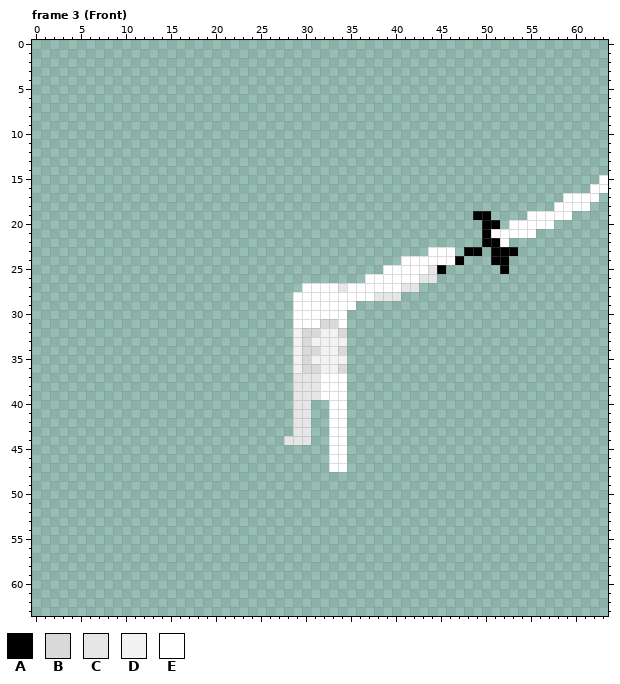
Two states of a pixel-art file, Assets/Art/Characters/Player/Sword_Attack/Player_Sword_Attack_Down.aseprite. That is the earlier state.
64x64 pixels, 12 frames. Shown: frame 3 (Front). The commit also changed other frames, which this record leaves out.
Visible layers, top first: "Skin/Left Arm", "Skin/Right Arm", "Skin/Chest", "Skin/Left Leg", "Skin/Right Leg", "Sword".
Palette (. is transparent): A #000000  B #d9d9d9  C #e6e6e6  D #f2f2f2  E #ffffff
Pixels before, frame 3 (Front) (only the part around the change), first column x 41:
 6 .......................
 7 .......................
 8 .......................
 9 .......................
10 .......................
11 .......................
12 .......................
13 .......................
14 .......................
15 ......................E
16 .....................EE
17 ..................EEEE.
18 .................EEEE..
19 ........AA....EEEEE....
20 .........AA.EEEEE......
21 .........AEEEEE........
22 .........AAE...........
23 ...EEE.AA.AAA..........
24 EEEEEEA...AA...........
25 EEECA......A...........
26 EECC...................
27 CC.....................
28 .......................
29 .......................
30 .......................
31 .......................
32 .......................
33 .......................
34 .......................
Now the later version:
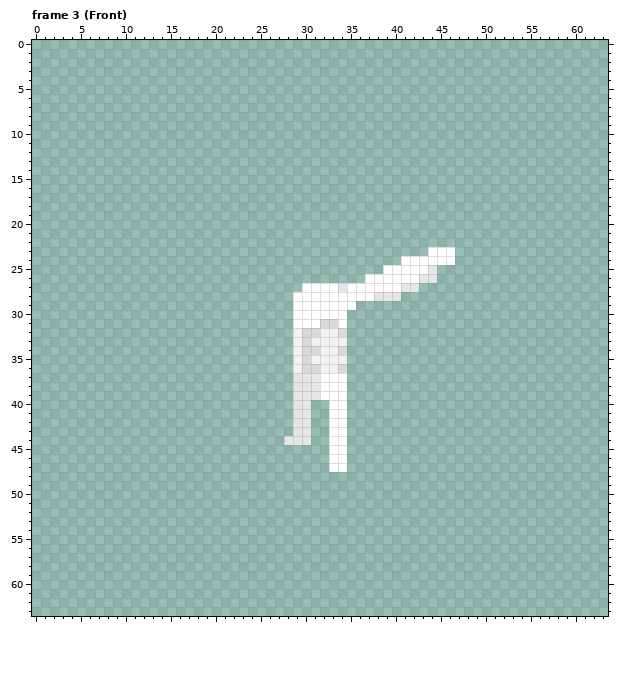
Change:
layer "Sword" now hidden
Changed rows in their new state; - is an unchanged pixel.
Frame 3 (Front):
first column x 45:
15 ------------------.
16 -----------------..
17 --------------....-
18 -------------....--
19 ----..----.....----
20 -----..-.....------
21 -----......--------
22 -----...-----------
23 ---..-...----------
24 --.---..-----------
25 .------.-----------
